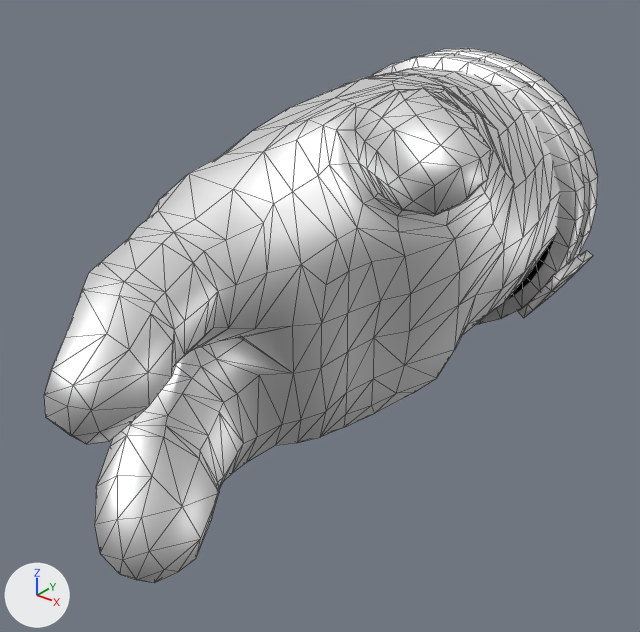
Before and after pictures for a commit that changed the FBX model NomaiVR/Assets/AssetSources/skeletal_hands/Assets/Models/skeletal_glove.fbx.
The view is the same before and after, from a 50 mm camera at (0.201, -0.313, 0.139) aimed at (0.009, -0.072, -0.011). Every picture has the same lights, and +X, +Y and +Z are marked at lower left. Mesh edges are drawn as thin lines.

The first picture shows 'skeletalGlove'.
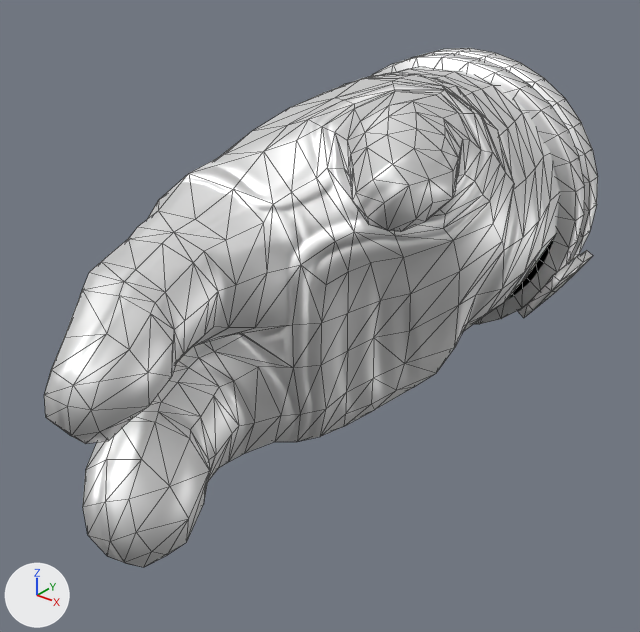
Pixel boxes [x1, y1, x2, y2] of what changed, in the pictures (640 x 632 px; the box of a moved part takes in the faces that stretch with it):
```json
{"object": "skeletalGlove", "change": "surface changed, reshaped", "before": [44, 48, 598, 583], "after": [44, 48, 598, 567]}
{"part": 1, "of": "me_skeletalglove", "change": "moved or reshaped", "before": [95, 88, 500, 583], "after": [83, 91, 500, 567]}
{"part": 2, "of": "me_skeletalglove", "change": "moved or reshaped", "before": [345, 295, 484, 427], "after": [345, 295, 484, 426]}
{"part": 3, "of": "me_skeletalglove", "change": "surface changed", "before": [44, 48, 598, 444], "after": [44, 48, 598, 444]}
```

The change, as JSON lines over the scene's bpy script:
```json
{"op": "add", "block": "img_traveller_hea_playersuit_n_png", "code": ["img_traveller_hea_playersuit_n_png = load_image('Traveller_HEA_PlayerSuit_n.png', '../Texture2D/Traveller_HEA_PlayerSuit_n.png', 512, 1024, 'Non-Color')"]}
{"op": "add", "block": "mat_traveller_hea_playersuit_mat", "code": "n2 = _N.new('ShaderNodeTexImage'); n2.name = 'Image Texture'"}
{"op": "add", "block": "mat_traveller_hea_playersuit_mat", "code": "n2.image = img_traveller_hea_playersuit_n_png"}
{"op": "add", "block": "mat_traveller_hea_playersuit_mat", "code": "n3 = _N.new('ShaderNodeNormalMap'); n3.name = 'Normal Map'"}
{"block": "mat_traveller_hea_playersuit_mat", "where": "n0 = _N.new('ShaderNodeBsdfPrincipled'); n0.name = 'Principled BSDF'"}
{"op": "add", "block": "mat_traveller_hea_playersuit_mat", "code": "_L.new(n2.outputs[0], n3.inputs[1])  # 'Color' to 'Color'"}
{"op": "add", "block": "mat_traveller_hea_playersuit_mat", "code": "_L.new(n3.outputs[0], n0.inputs[5])  # 'Normal' to 'Normal'"}
{"block": "me_skeletalglove", "where": "# used by ob_skeletalglove; location = (0.0, 0.0, 0.0)"}
{"op": "remove", "block": "me_skeletalglove", "code": "me_skeletalglove.from_pydata(...)  # 788 vertices, 1572 faces; spans x -0.072..0.093, y -0.204..0.086, z -0.071..0.084"}
{"op": "add", "block": "me_skeletalglove", "code": "me_skeletalglove.from_pydata(...)  # 788 vertices, 1572 faces; spans x -0.072..0.084, y -0.204..0.086, z -0.071..0.081"}
{"block": "me_skeletalglove", "change": "me_skeletalglove part 1: 187 of 788 vertices moved; they spanned x -0.036..0.093, y -0.188..-0.049, z -0.068..0.084 and now span x -0.037..0.084, y -0.191..-0.05, z -0.06..0.081; mean shift (-0.001, -0.003, 0.003); largest move (0.091, -0.112, 0.064) -> (0.082, -0.122, 0.059)"}
{"block": "me_skeletalglove", "change": "me_skeletalglove part 2: all 11 vertices in x 0.004..0.042, y -0.047..0.006, z -0.071..-0.034 are moved by (-0.001, 0.001, 0.001)"}
{"block": "me_skeletalglove", "change": "me_skeletalglove part 3: texture (UV) coordinates of 1572 of 1572 faces, centred in x -0.072..0.092, y -0.203..0.086, z -0.07..0.084, changed; they spanned u 0.01..0.91, v 0.01..0.93 and now span u 0.01..0.96, v 0.0..0.99"}
```
